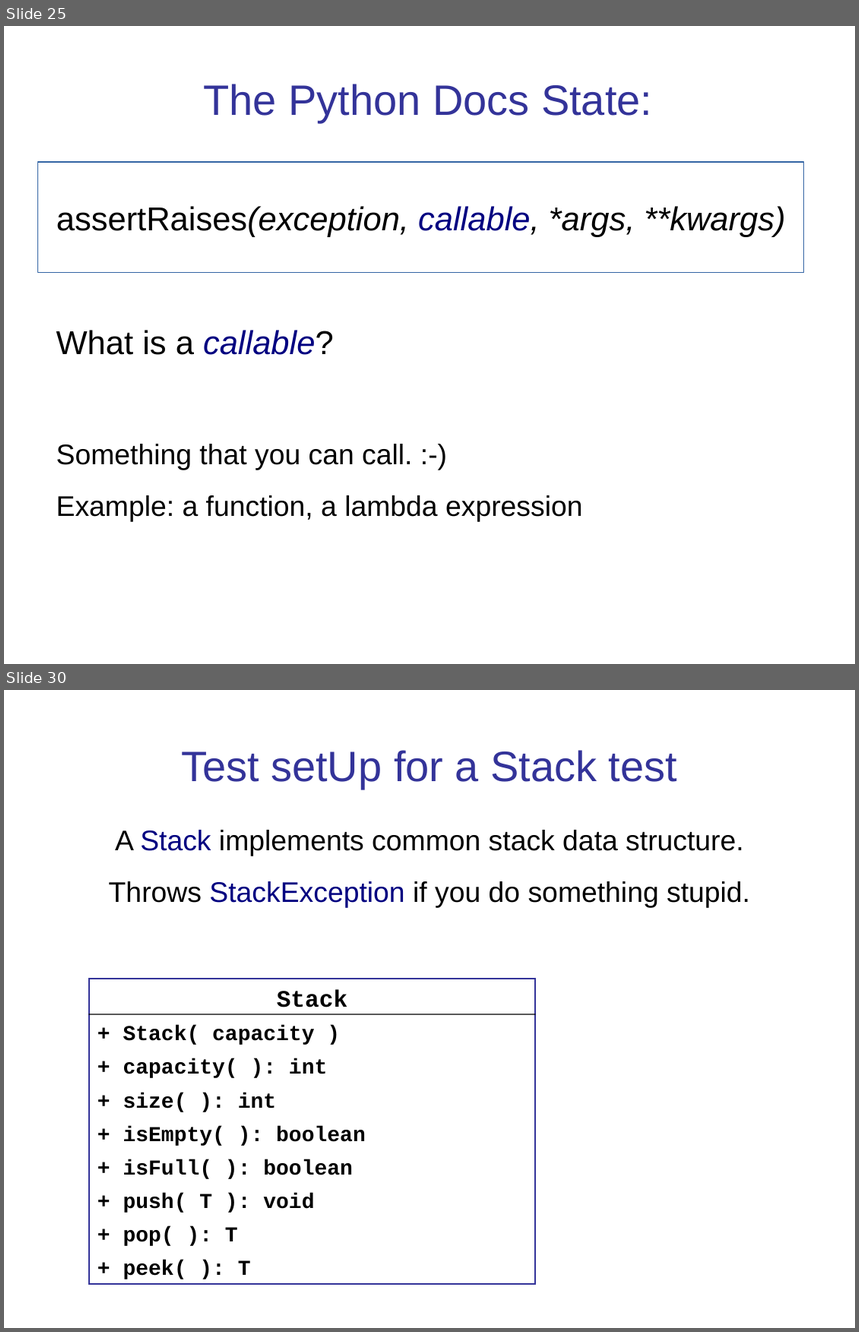
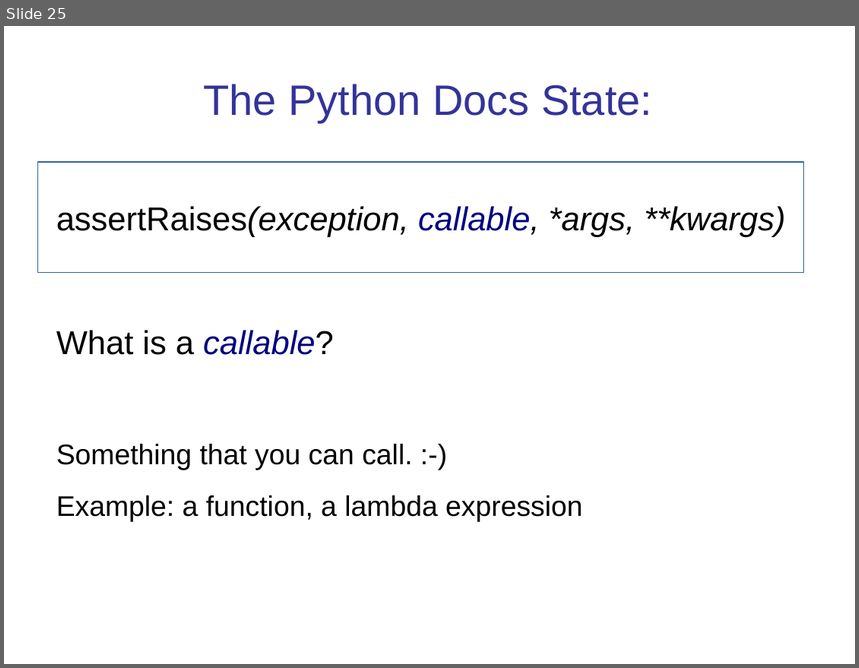
Before and after one commit to cpske/ISP, a slide deck: testing/Python-Unit-Testing.pptx. Shown one above the other, each under a label of ours: slides 25 and 30 before the commit, slide 25 after it; the slides between them are not shown. The pictures are 859x1332 and 859x668 pixels, drawn with LibreOffice and Linux fonts; fonts in the diff are those of the drawing. Boxes give left, top, right and bottom in pixels: in the first picture for what was removed or moved away, otherwise in the second. Text is boxed around its words. In the diff, an @@ line names an element or a change of style, - is before the commit and + after.

```diff
--- a/testing/Python-Unit-Testing.pptx
+++ b/testing/Python-Unit-Testing.pptx
@@ slide 30 removed at (4, 690, 855, 1328), background #FFFFFF @@
@@ text removed at (181, 750, 677, 789) @@
-Test setUp for a Stack test
@@ text removed at (109, 830, 750, 907) @@
-A Stack implements common stack data structure.
-Throws StackException if you do something stupid.
@@ freeform shape removed at (89, 980, 535, 1285) @@
-Stack
-+ Stack( capacity )
-+ capacity( ): int
-+ size( ): int
-+ isEmpty( ): boolean
-+ isFull( ): boolean
-+ push( T ): void
-+ pop( ): T
-+ peek( ): T
@@ line removed from (89, 1015) to (535, 1015) @@
```
Also in this commit, not shown: 14 slides changed, 3 slides added, 1 other slide removed, 25 other files.
